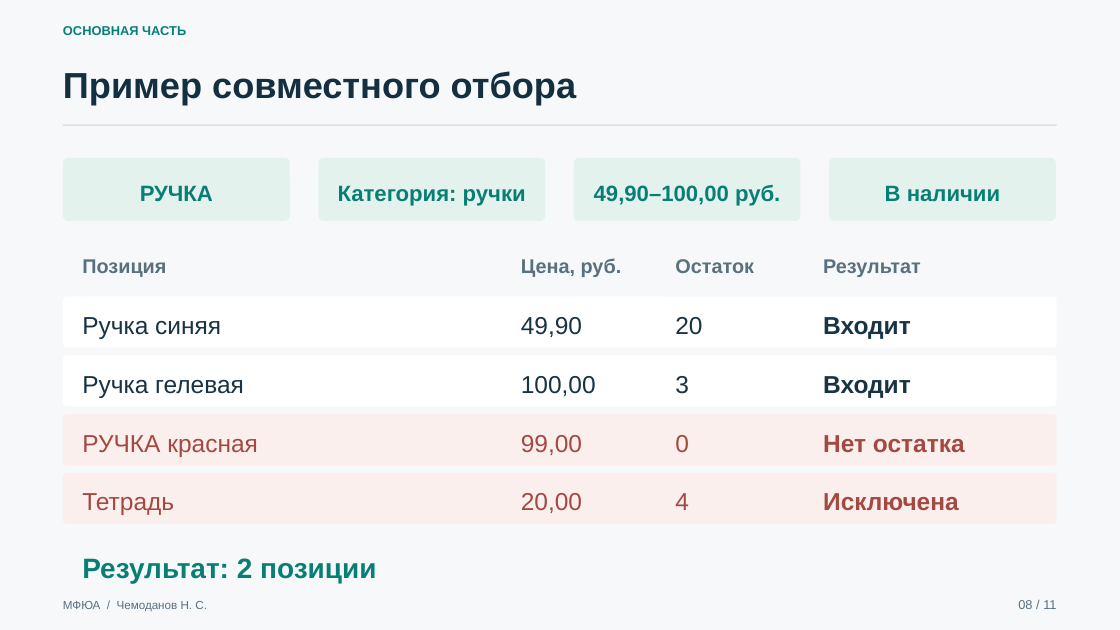
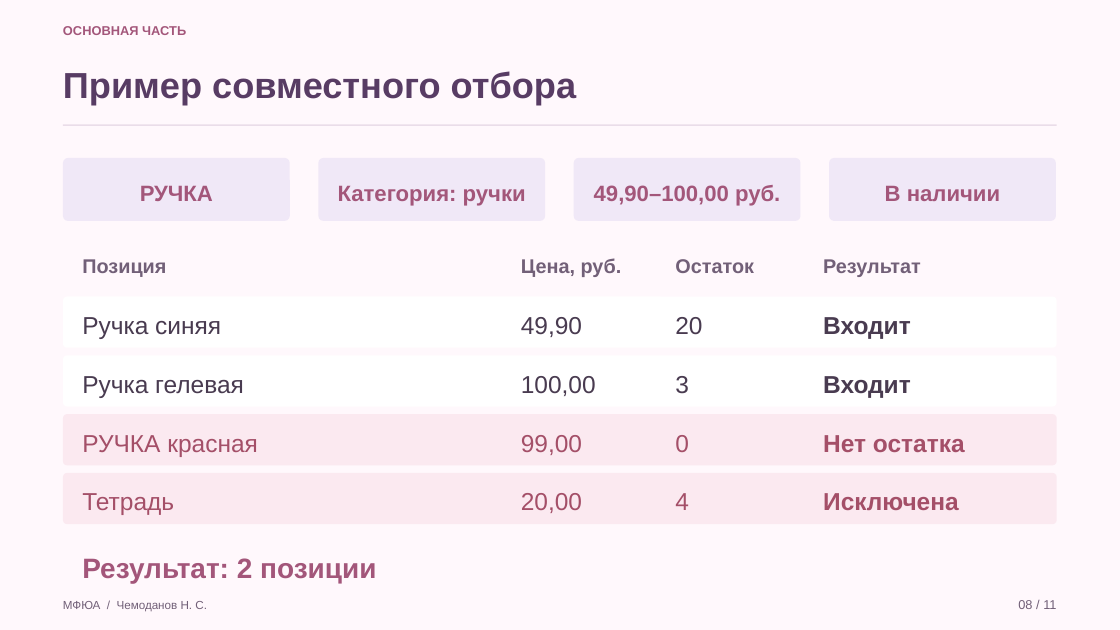
Before and after one commit to Koryza/kyyyyyrsach, a slide deck: slide 8 of docs/defense/catalog_defense.pptx. Drawn at 1120x630 pixels with LibreOffice and Linux fonts; fonts in the diff are those of the drawing. Boxes give left, top, right and bottom in pixels: in the first picture for what was removed or moved away, otherwise in the second. Text is boxed around its words. In the diff, an @@ line names an element or a change of style, - is before the commit and + after.

```diff
--- a/docs/defense/catalog_defense.pptx
+++ b/docs/defense/catalog_defense.pptx
@@ background #F6F8F9 to #FFF8FC @@
@@ text "Пример совместного отбора" at (63, 71, 576, 105): text colour #132F40 to #583C64 @@
@@ rectangle at (63, 124, 1057, 126): fill #D8E2E6 to #EADDE9 @@
@@ fill #E4F2EE to #F0E8F7 in 4 elements at (63, 158, 290, 221), (318, 158, 545, 221), (574, 158, 801, 221), (829, 158, 1056, 221) @@
@@ text colour #58717E to #726078 in 6 elements at (63, 601, 207, 612), (1018, 600, 1056, 609), (82, 259, 166, 277), (521, 258, 622, 277), (675, 259, 754, 273), (823, 259, 921, 277) @@
@@ text colour #173344 to #493B50 in 8 elements at (82, 317, 221, 339), (521, 317, 582, 337), (675, 317, 702, 335), (823, 317, 911, 339), (82, 376, 244, 398), (521, 376, 596, 396), (675, 376, 689, 394), (823, 376, 911, 398) @@
@@ rounded rectangle at (63, 414, 1057, 465): fill #FAEFED to #FBE9F0 @@
@@ rounded rectangle at (63, 473, 1057, 524): fill #FAEFED to #FBE9F0 @@
@@ text colour #A44942 to #A44F68 in 8 elements at (82, 435, 258, 457), (521, 435, 582, 455), (675, 435, 689, 452), (823, 435, 965, 452), (82, 493, 174, 515), (521, 493, 582, 513), (675, 493, 689, 510), (823, 493, 959, 510) @@
@@ text colour #087F75 to #A3567A in 6 elements at (63, 26, 186, 35), (140, 186, 213, 201), (338, 186, 526, 206), (594, 185, 780, 206), (885, 186, 1000, 201), (82, 558, 376, 583) @@
```
Also in this commit, not shown: 9 other slides changed, 1 slide added, 1 slide removed, 8 other files.
